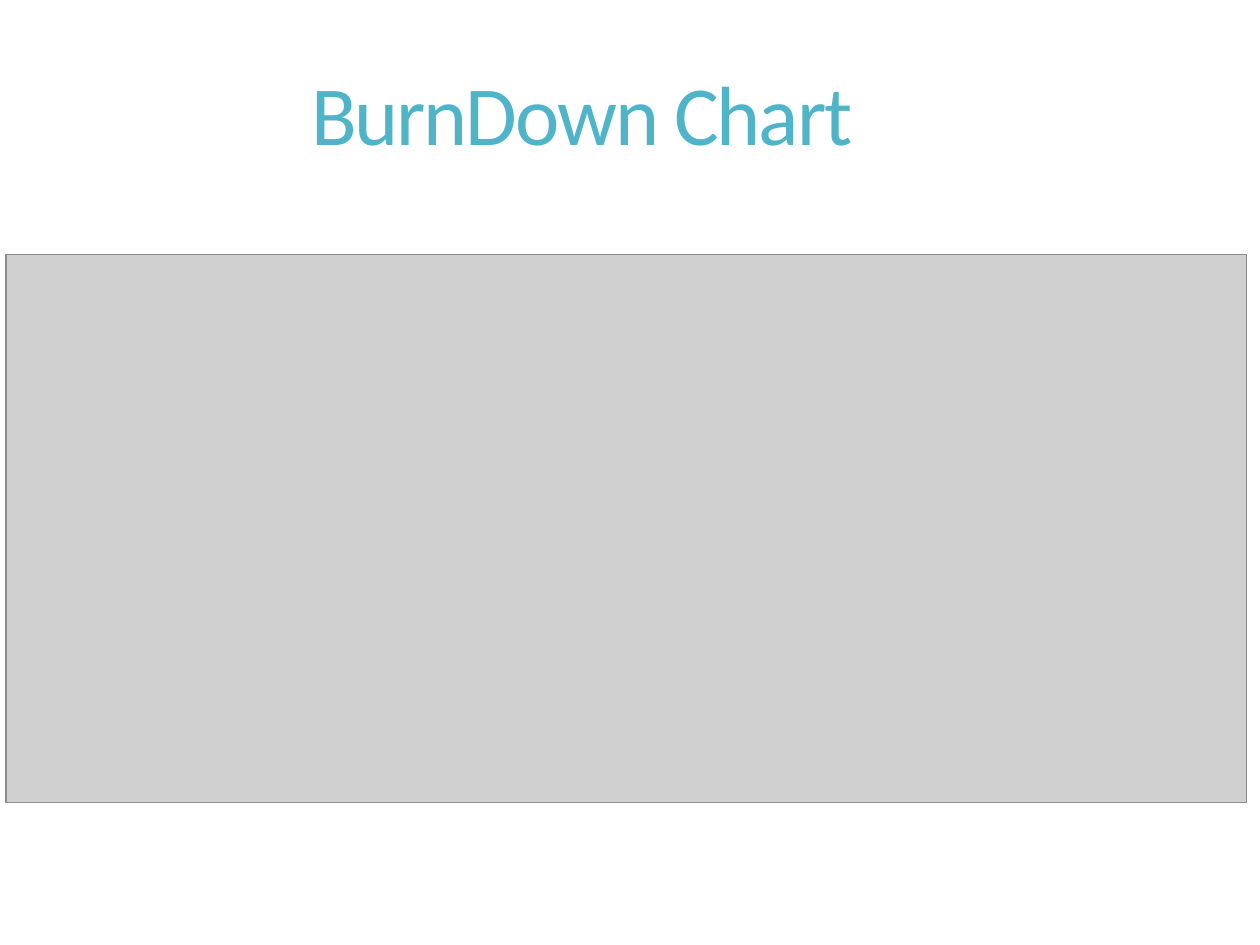
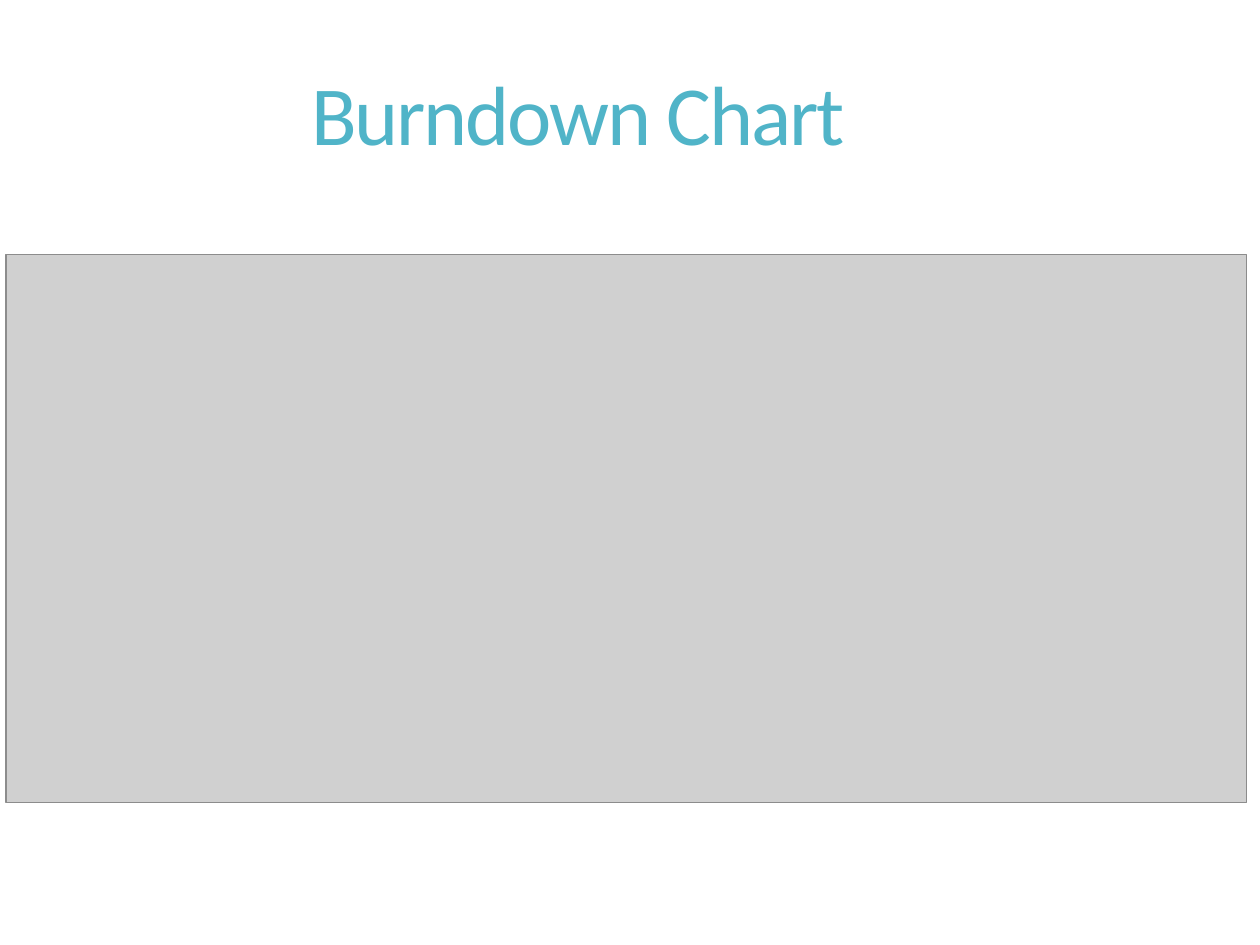
Before and after one commit to dschenkelman/a-malazan-wolvering, a slide deck: slide 3 of docs/Reuniones/Sprint 2/Reunion Formal 2013-09-30/Reunion formal 2013-09-30.pptx. Drawn at 1260x945 pixels with LibreOffice and Linux fonts; fonts in the diff are those of the drawing; grey boxes stand for pictures. Boxes give left, top, right and bottom in pixels: in the first picture for what was removed or moved away, otherwise in the second. Text is boxed around its words. In the diff, an @@ line names an element or a change of style, - is before the commit and + after.

Commit message:
#Fixed "Reunion Formal" Typos

```diff
--- a/docs/Reuniones/Sprint 2/Reunion Formal 2013-09-30/Reunion formal 2013-09-30.pptx
+++ b/docs/Reuniones/Sprint 2/Reunion Formal 2013-09-30/Reunion formal 2013-09-30.pptx
@@ title at [311,86,845,146]: text changed @@
-BurnDown Chart
+Burndown Chart
```
Also in this commit, not shown: 2 other slides changed.
